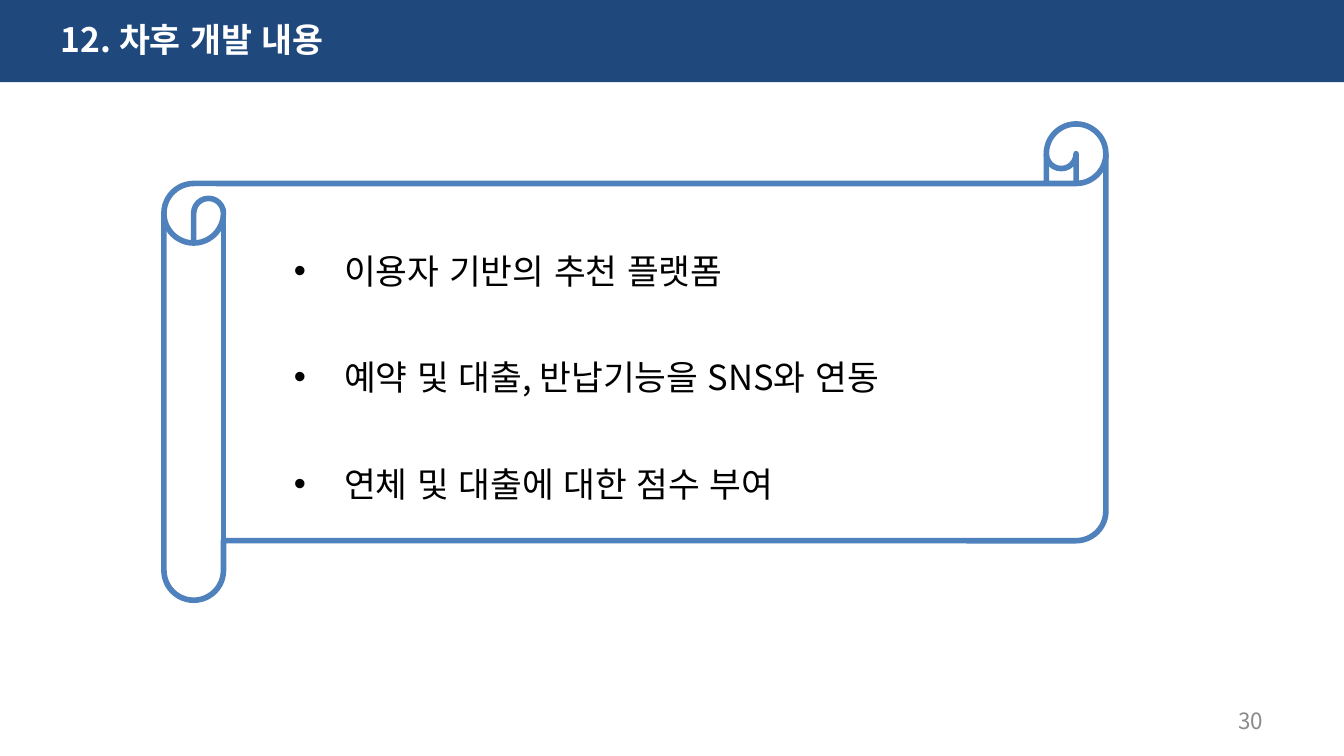
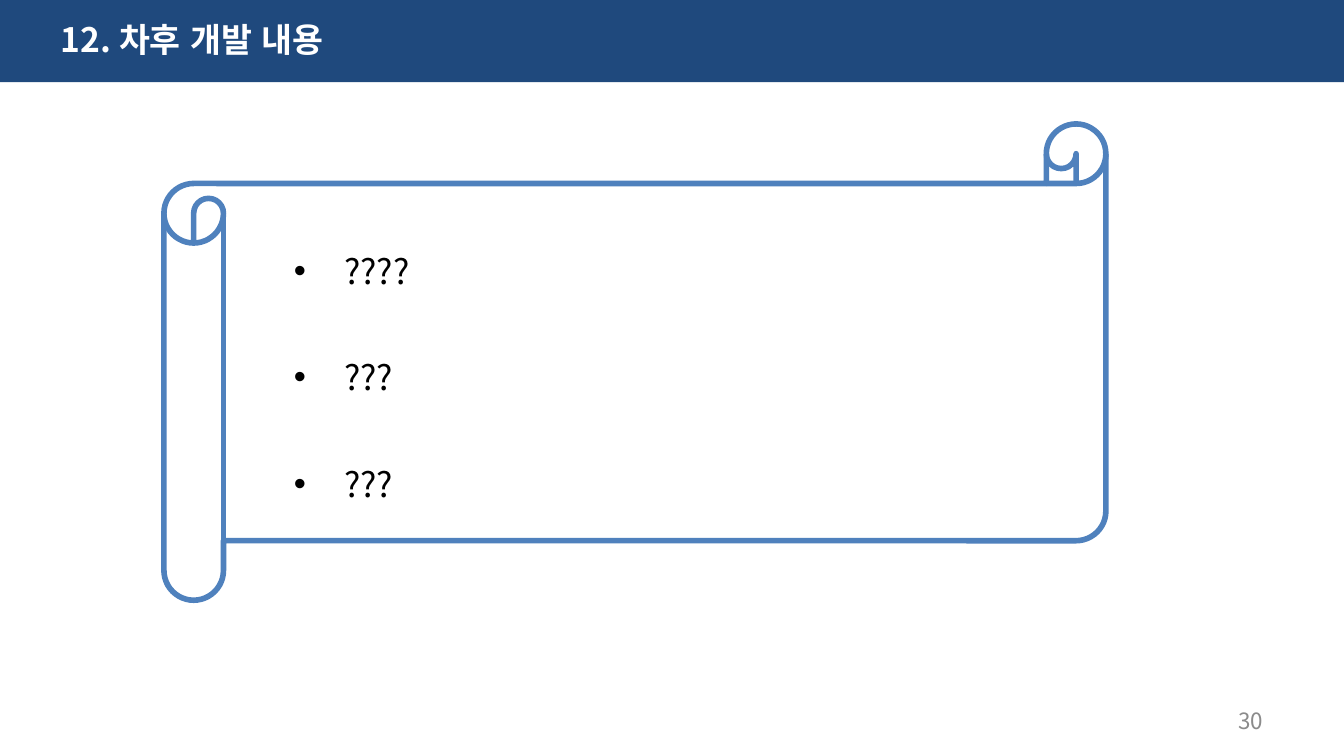
Before and after one commit to haryoung1/1st-dentalproject, a slide deck: slide 30 of 0317_치카치카치과.pptx. Drawn at 1344x756 pixels with LibreOffice and Linux fonts; fonts in the diff are those of the drawing. Boxes give left, top, right and bottom in pixels: in the first picture for what was removed or moved away, otherwise in the second. Text is boxed around its words. In the diff, an @@ line names an element or a change of style, - is before the commit and + after.

```diff
--- a/0317_치카치카치과.pptx
+++ b/0317_치카치카치과.pptx
@@ text at (344,255,879,500): text changed @@
-• 이용자 기반의 추천 플랫폼
-• 예약 및 대출, 반납기능을 SNS와 연동
-• 연체 및 대출에 대한 점수 부여
+• ????
+• ???
+• ???
```
Also in this commit, not shown: 6 other slides changed, 2 other files.
